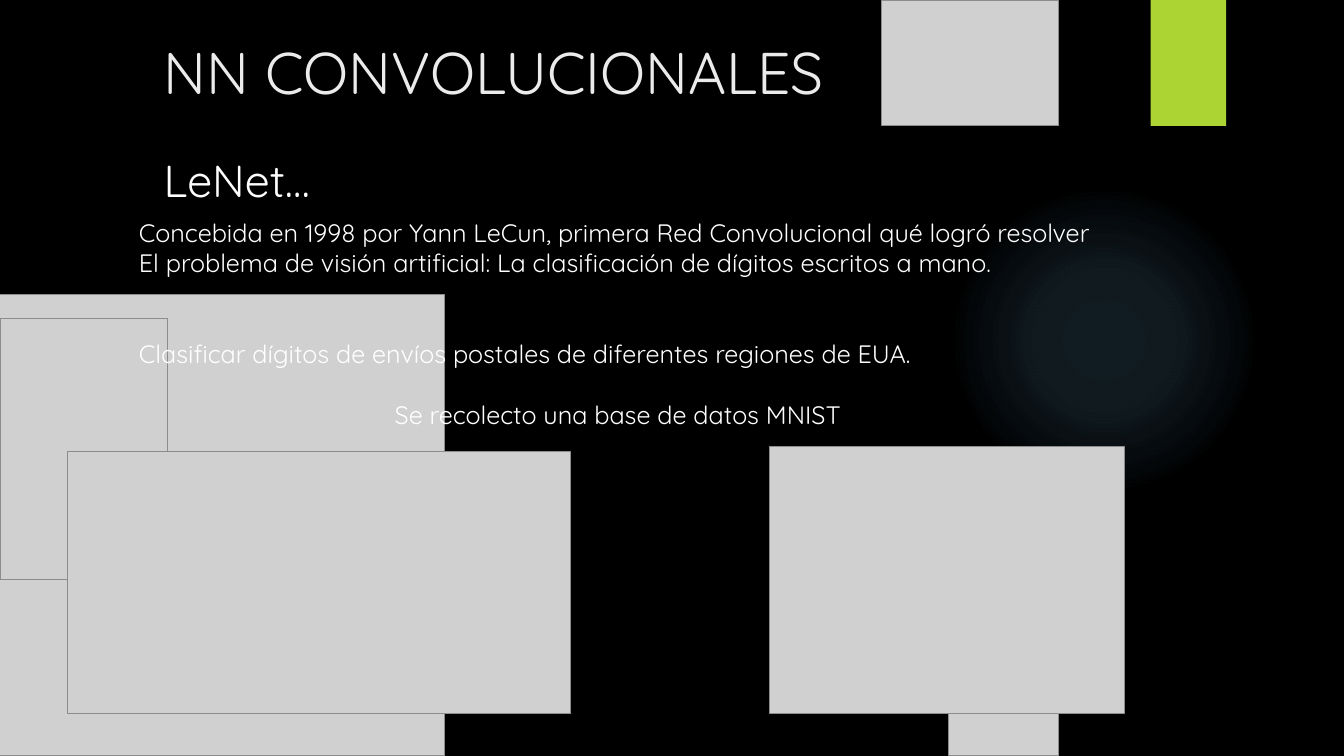
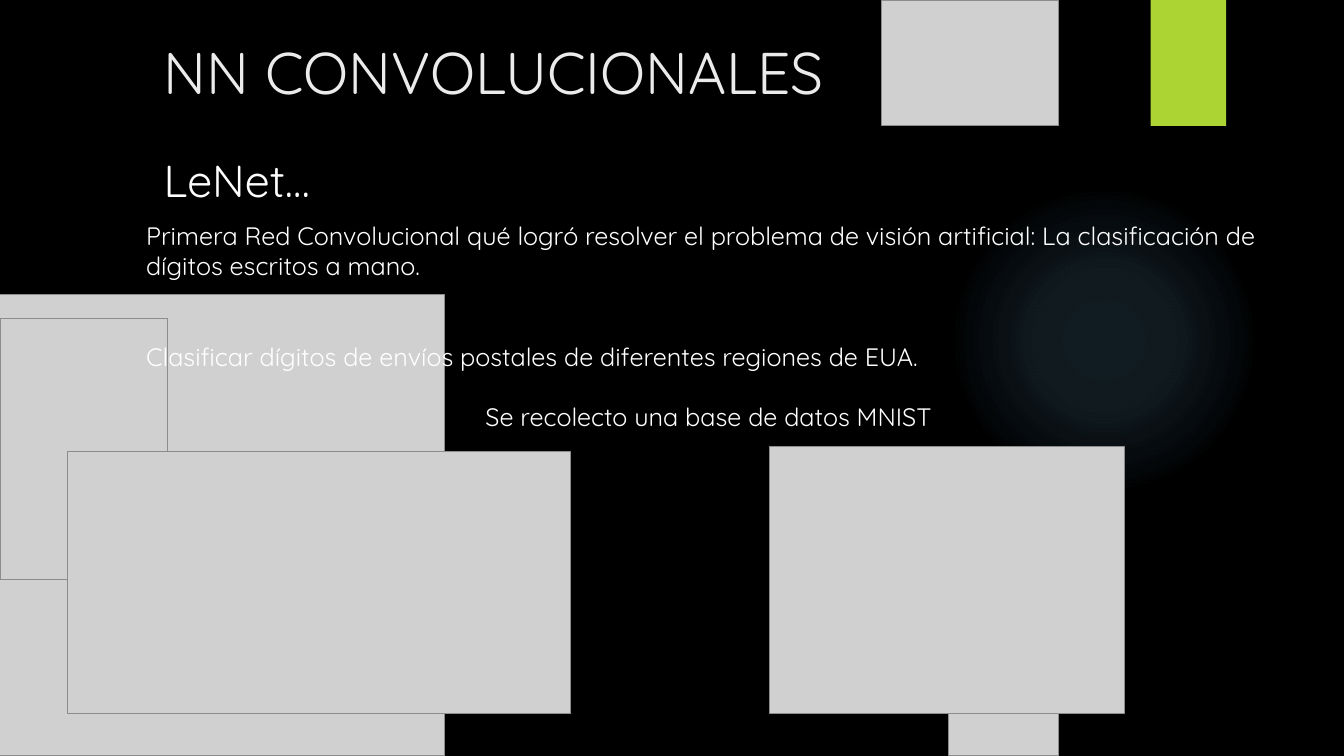
Before and after one commit to unknowchar/NN-imgClasification, a slide deck: slide 8 of NEURONAL NETWORK.pptx. Drawn at 1344x756 pixels with LibreOffice and Linux fonts; fonts in the diff are those of the drawing; grey boxes stand for pictures; background and template pictures are left out. Boxes give left, top, right and bottom in pixels: in the first picture for what was removed or moved away, otherwise in the second. Text is boxed around its words. In the diff, an @@ line names an element or a change of style, - is before the commit and + after.

```diff
--- a/NEURONAL NETWORK.pptx
+++ b/NEURONAL NETWORK.pptx
@@ text "Primera Red Convolucional qué logró ...": place and size @@
-text "Primera Red Convolucional qué logró ..." at (139,223,1089,430)
+text "Primera Red Convolucional qué logró ..." at (146,226,1255,427)
@@ text at (146,226,1255,280): text changed @@
-Concebida en 1998 por Yann LeCun, primera Red Convolucional qué logró resolver
-El problema de visión artificial: La clasificación de dígitos escritos a mano.
+Primera Red Convolucional qué logró resolver el problema de visión artificial: La clasificación de dígitos escritos a mano.
```
Also in this commit, not shown: 1 slide removed.
